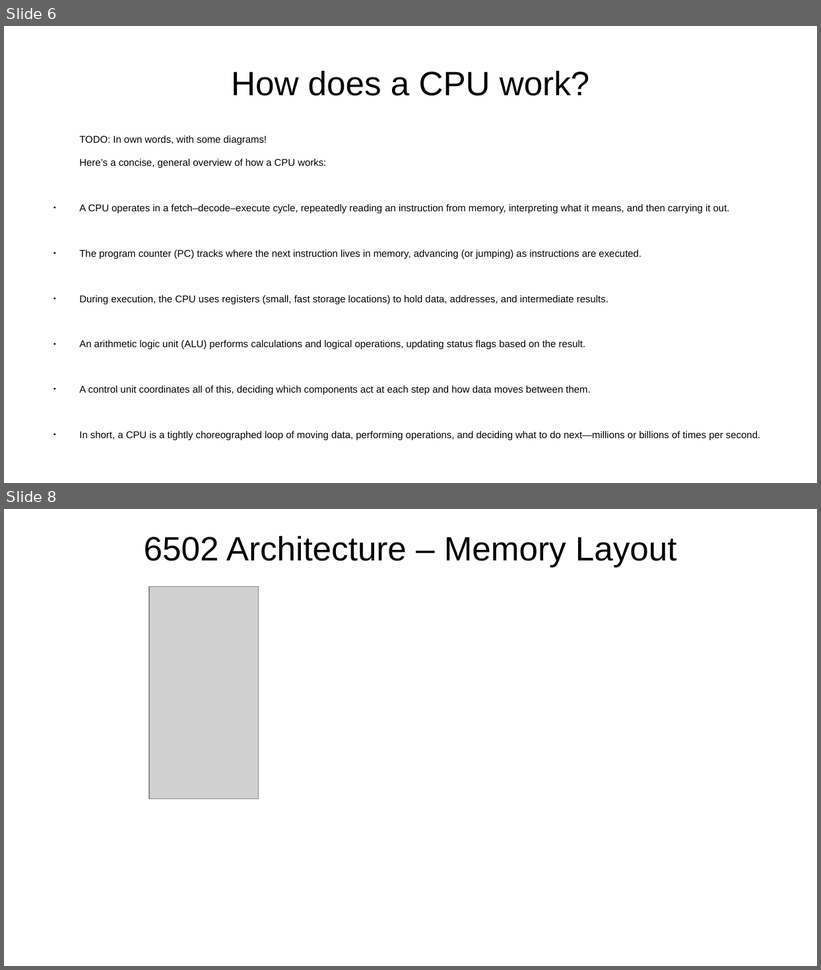
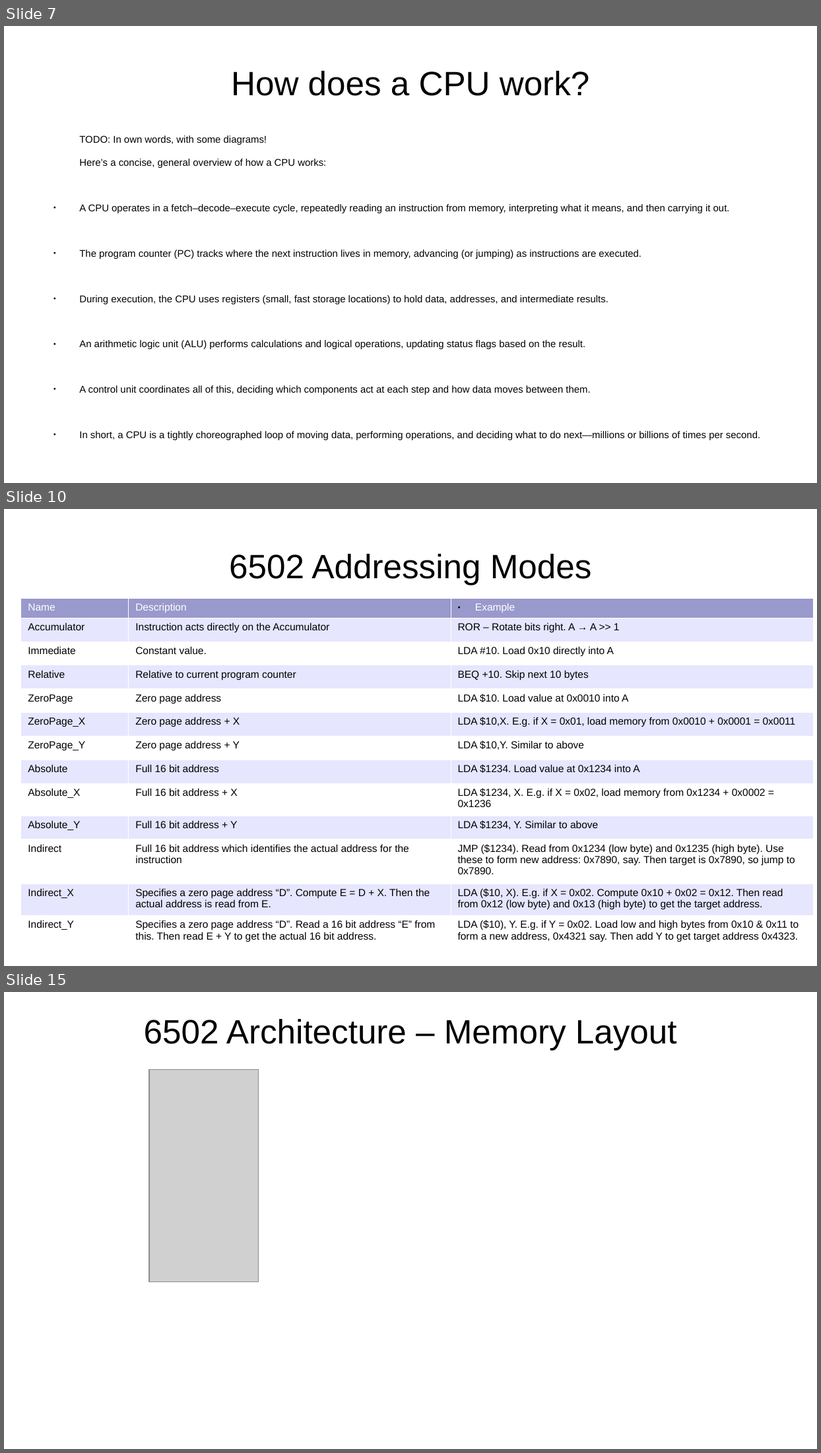
Before and after one commit to RevsRev/nes, a slide deck: tech-talk/NES emulator.odp. Shown one above the other, each under a label of ours: slides 6 and 8 before the commit, slides 7, 10 and 15 after it; the slides between them are not shown. The pictures are 821x970 and 821x1453 pixels, drawn with LibreOffice and Linux fonts; fonts in the diff are those of the drawing; grey boxes stand for pictures; background and template pictures are left out. Boxes give left, top, right and bottom in pixels: in the first picture for what was removed or moved away, otherwise in the second. Text is boxed around its words. In the diff, an @@ line names an element or a change of style, - is before the commit and + after.

```diff
--- a/tech-talk/NES emulator.odp
+++ b/tech-talk/NES emulator.odp
@@ slide 10 added at [4,509,817,966], background picture (left out) @@
@@ title added at [229,554,592,586], 33 pt, text #000000 @@
+6502 Addressing Modes
@@ table added at [21,598,813,945], 13 rows, 3 columns @@
+Name | Description | Example
+Accumulator | Instruction acts directly on the Accumulator | ROR – Rotate bits right. A → A >> 1
+Immediate | Constant value. | LDA #10. Load 0x10 directly into A
+Relative | Relative to current program counter | BEQ +10. Skip next 10 bytes
+ZeroPage | Zero page address | LDA $10. Load value at 0x0010 into A
+ZeroPage_X | Zero page address + X | LDA $10,X. E.g. if X = 0x01, load memory from 0x0010 + 0x0001 = 0x0011
+ZeroPage_Y | Zero page address + Y | LDA $10,Y. Similar to above
+Absolute | Full 16 bit address | LDA $1234. Load value at 0x1234 into A
+Absolute_X | Full 16 bit address + X | LDA $1234, X. E.g. if X = 0x02, load memory from 0x1234 + 0x0002 = 0x1236
+Absolute_Y | Full 16 bit address + Y | LDA $1234, Y. Similar to above
+Indirect | Full 16 bit address which identifies the actual address for the instruction | JMP ($1234). Read from 0x1234 (low byte) and 0x1235 (high byte). Use these to form new address: 0x7890, say. Then target is 0x7890, so jump to 0x7890.
+Indirect_X | Specifies a zero page address “D”. Compute E = D + X. Then the actual address is read from E. | LDA ($10, X). E.g. if X = 0x02. Compute 0x10 + 0x02 = 0x12. Then read from 0x12 (low byte) and 0x13 (high byte) to get the target address.
+Indirect_Y | Specifies a zero page address “D”. Read a 16 bit address “E” from this. Then read E + Y to get the actual 16 bit address. | LDA ($10), Y. E.g. if Y = 0x02. Load low and high bytes from 0x10 & 0x11 to form a new address, 0x4321 say. Then add Y to get target address 0x4323.
@@ what was slide 6 is now slide 7 @@
@@ what was slide 8 is now slide 15 @@
```
Also in this commit, not shown: 2 slides changed, 13 other slides added, 9 other files.
